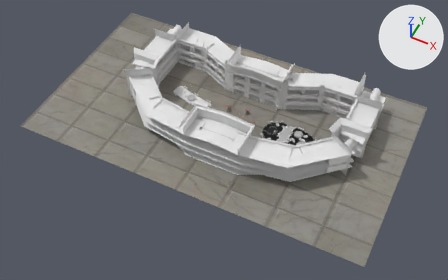
Two versions of the glTF model model/outlet_20220620/111.gltf, one commit apart.
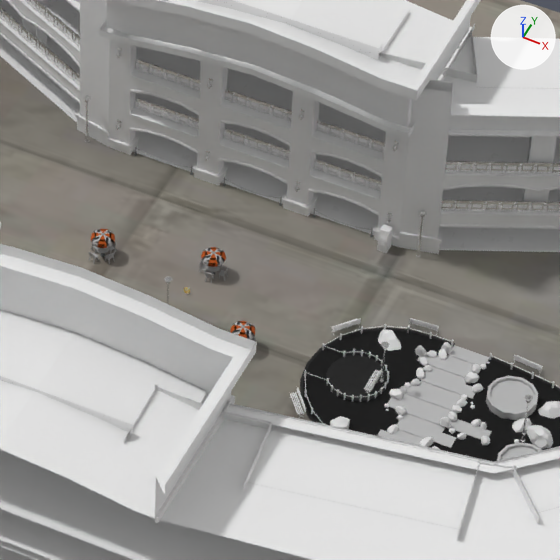
Each version is shown whole from a camera (50 mm lens) standing at (90.6, -203.1, 230.3) and looking at (-2.4, -17.1, -2.2), then close up on the part from 47% to 68% of the width and 24% to 58% of the height. Lighting does not change. The marker at upper right points along +X, +Y and +Z. Where no turn or scale is listed for an object, it has been applied to the vertices.

In view in the first close-up: 'Chair002', 'Fence001', 'Garden004', 'Garden01', 'Outlet1', 'Outlet3', 'Shop01', 'Shop02', 'Tile01'.
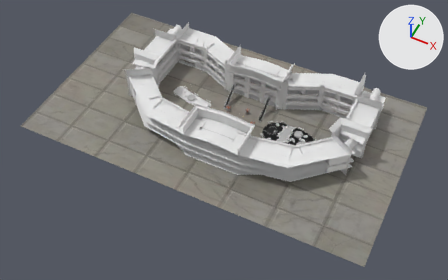
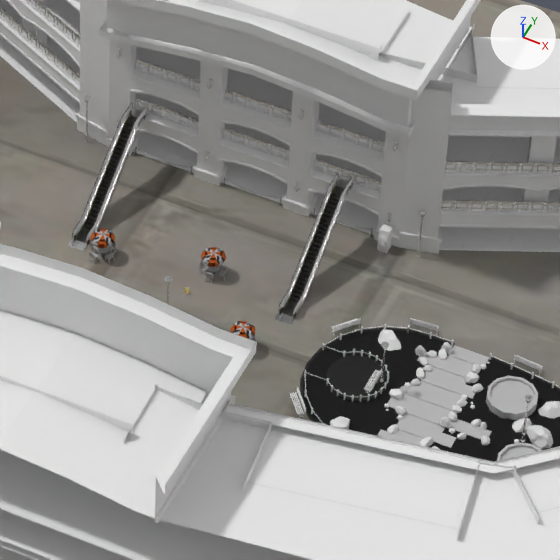
Boxes [x1, y1, x2, y2] around the edits, measured in the close-ups (560 x 560 px):
'Escal01', added
    after: [274, 173, 355, 325]
'Escal002', added
    after: [68, 103, 150, 251]

What changed in the scene script:
```text
Add img_escalator_normal_opengl_png:
    img_escalator_normal_opengl_png = load_image('Escalator_Normal_OpenGL.png', 'Escalator_Normal_OpenGL.png', 2048, 2048, 'Non-Color')
Add img_escalator_roughnessescalator_roughnessescalator_metallic_png:
    img_escalator_roughnessescalator_roughnessescalator_metallic_png = load_image('Escalator_RoughnessEscalator_RoughnessEscalator_Metallic.png', 'Escalator_RoughnessEscalator_RoughnessEscalator_Metallic.png', 2048, 2048, 'Non-Color')
Add img_escalator_base_color_png:
    img_escalator_base_color_png = load_image('Escalator_Base_color.png', 'Escalator_Base_color.png', 2048, 2048, 'sRGB')
Add mat_escalator:
    mat_escalator = bpy.data.materials.new('Escalator')
    # uses the picture img_escalator_base_color_png
    # uses the picture img_escalator_normal_opengl_png
    # uses the picture img_escalator_roughnessescalator_roughnessescalator_metallic_png
Add me_escal002:
    me_escal002.from_pydata(...)  # 1008 vertices, 1650 faces; spans x -0.8..0.8, y -6.66..6.66, z -0.41..6.85
    me_escal002.materials.append(mat_escalator)
Add ob_escal002:
    ob_escal002 = bpy.data.objects.new('Escal002', me_escal002)
    ob_escal002.location = (-11.16, 7.19, 0.0)
Add ob_escal01:
    ob_escal01 = bpy.data.objects.new('Escal01', me_escal002.copy())
    ob_escal01.location = (8.9, 7.19, 0.0)
```
